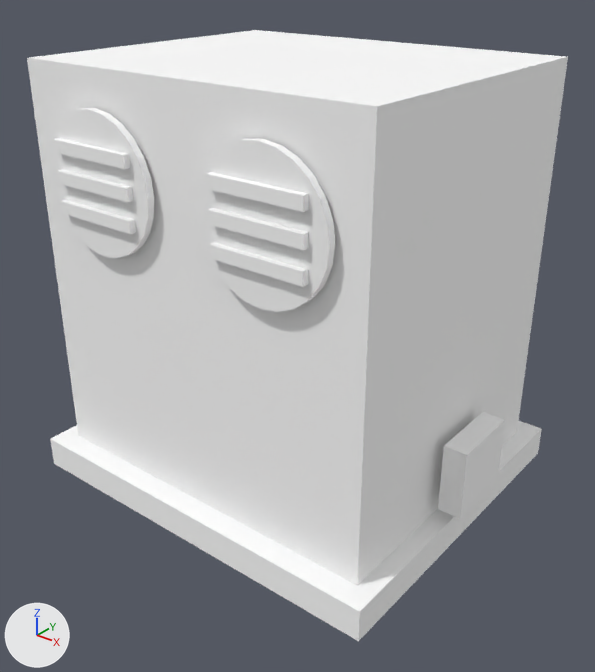
One commit to the OBJ model src/main/resources/assets/eln/model/industrial_load_bank/industrial_load_bank.obj: the scene before it, then after it.
Both versions are drawn from a 50 mm lens placed at (1.034, -1.296, 0.639), pointed at (0.031, -0.042, -0.138). The lights are fixed; the arrows at lower left show +X, +Y and +Z. The first picture is the older version. Where no turn or scale is listed for an object, it has been applied to the vertices. Vertices at exactly the same position are counted once.

The first picture shows 'Base', 'Case', 'Output', 'Terminal', 'Trim'.
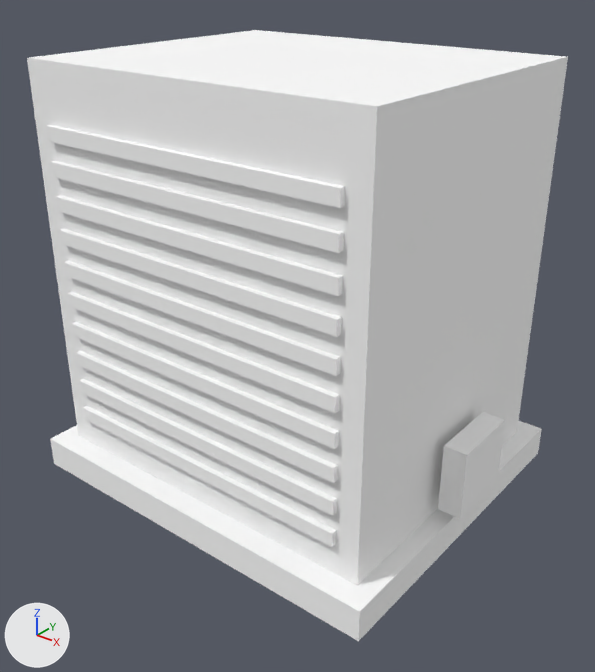
The change, as a list of edits to the scene's bpy script:
```text
Change me_terminal:
    used by ob_terminal; location = (0.0, 0.0, 0.0)
    remove me_terminal.from_pydata(...)  # 48 vertices, 72 faces; spans x -0.3..0.3, y -0.365..-0.35, z 0.15..0.295
    add me_terminal.from_pydata(...)  # 48 vertices, 72 faces; spans x -0.3..0.3, y 0.35..0.365, z 0.15..0.295
    me_terminal part 1: the loose piece of 8 vertices spanning x -0.3..-0.1, y -0.365..-0.35, z 0.15..0.175 is deleted
    me_terminal part 2: the loose piece of 8 vertices spanning x 0.1..0.3, y -0.365..-0.35, z 0.21..0.235 is deleted
    me_terminal part 3: the loose piece of 8 vertices spanning x -0.3..-0.1, y -0.365..-0.35, z 0.21..0.235 is deleted
    me_terminal part 4: the loose piece of 8 vertices spanning x 0.1..0.3, y -0.365..-0.35, z 0.27..0.295 is deleted
    me_terminal part 5: the loose piece of 8 vertices spanning x -0.3..-0.1, y -0.365..-0.35, z 0.27..0.295 is deleted
    me_terminal part 6: the loose piece of 8 vertices spanning x 0.1..0.3, y -0.365..-0.35, z 0.15..0.175 is deleted
    other edits to the shape of me_terminal do not show in these pictures
Change me_trim:
    used by ob_trim; location = (0.0, 0.0, 0.0)
    remove me_trim.from_pydata(...)  # 180 vertices, 312 faces; spans x -0.35..0.35, y -0.352..0.342, z -0.35..0.36
    add me_trim.from_pydata(...)  # 180 vertices, 312 faces; spans x -0.35..0.35, y -0.342..0.352, z -0.35..0.36
    me_trim part 7: a new loose piece, a box spanning x -0.35..0.35, y -0.342..-0.322, z -0.35..-0.32, in mat_fixture (white #ffffff)
    me_trim part 8: a new loose piece, a box spanning x -0.35..0.35, y -0.342..-0.322, z -0.28..-0.25, in mat_fixture (white #ffffff)
    me_trim part 9: a new loose piece, a box spanning x -0.35..0.35, y -0.342..-0.322, z -0.21..-0.18, in mat_fixture (white #ffffff)
    me_trim part 10: a new loose piece, a box spanning x -0.35..0.35, y -0.342..-0.322, z -0.14..-0.11, in mat_fixture (white #ffffff)
    me_trim part 11: a new loose piece, a box spanning x -0.35..0.35, y -0.342..-0.322, z -0.07..-0.04, in mat_fixture (white #ffffff)
    me_trim part 12: a new loose piece, a box spanning x -0.35..0.35, y -0.342..-0.322, z 0.0..0.03, in mat_fixture (white #ffffff)
    me_trim part 13: a new loose piece, a box spanning x -0.35..0.35, y -0.342..-0.322, z 0.07..0.1, in mat_fixture (white #ffffff)
    me_trim part 14: a new loose piece, a box spanning x -0.35..0.35, y -0.342..-0.322, z 0.14..0.17, in mat_fixture (white #ffffff)
    me_trim part 15: a new loose piece, a box spanning x -0.35..0.35, y -0.342..-0.322, z 0.21..0.24, in mat_fixture (white #ffffff)
    me_trim part 16: a new loose piece, a box spanning x -0.35..0.35, y -0.342..-0.322, z 0.28..0.31, in mat_fixture (white #ffffff)
    me_trim part 17: the loose piece of 50 vertices spanning x -0.34..-0.06, y -0.352..-0.337, z 0.08..0.36 is moved by (0.0, 0.689, 0.0)
    me_trim part 18: the loose piece of 50 vertices spanning x 0.06..0.34, y -0.352..-0.337, z 0.08..0.36 is moved by (0.0, 0.689, 0.0)
    other edits to the shape of me_trim do not show in these pictures
```

Pixel boxes [x1, y1, x2, y2] of what changed, in the pictures (595 x 672 px; the box of a moved part takes in the faces that stretch with it):
'Trim', reshaped: before [50, 108, 335, 312]; after [46, 125, 345, 547]
part 1 of me_terminal, deleted: before [61, 200, 136, 234]
part 2 of me_terminal, deleted: before [208, 208, 309, 250]
part 3 of me_terminal, deleted: before [57, 169, 133, 202]
part 4 of me_terminal, deleted: before [206, 172, 309, 212]
part 5 of me_terminal, deleted: before [53, 138, 130, 169]
part 6 of me_terminal, deleted: before [209, 242, 308, 287]
part 7 of me_trim, added: after [83, 406, 336, 547]
part 8 of me_trim, added: after [79, 379, 337, 516]
part 9 of me_trim, added: after [76, 351, 338, 483]
part 10 of me_trim, added: after [72, 322, 339, 449]
part 11 of me_trim, added: after [68, 292, 340, 413]
part 12 of me_trim, added: after [64, 261, 341, 376]
part 13 of me_trim, added: after [60, 229, 342, 337]
part 14 of me_trim, added: after [55, 195, 343, 296]
part 15 of me_trim, added: after [51, 161, 344, 253]
part 16 of me_trim, added: after [46, 125, 345, 208]
part 17 of me_trim, moved or reshaped (not visible afterwards): before [50, 108, 154, 258]
part 18 of me_trim, moved or reshaped (not visible afterwards): before [196, 139, 335, 312]
